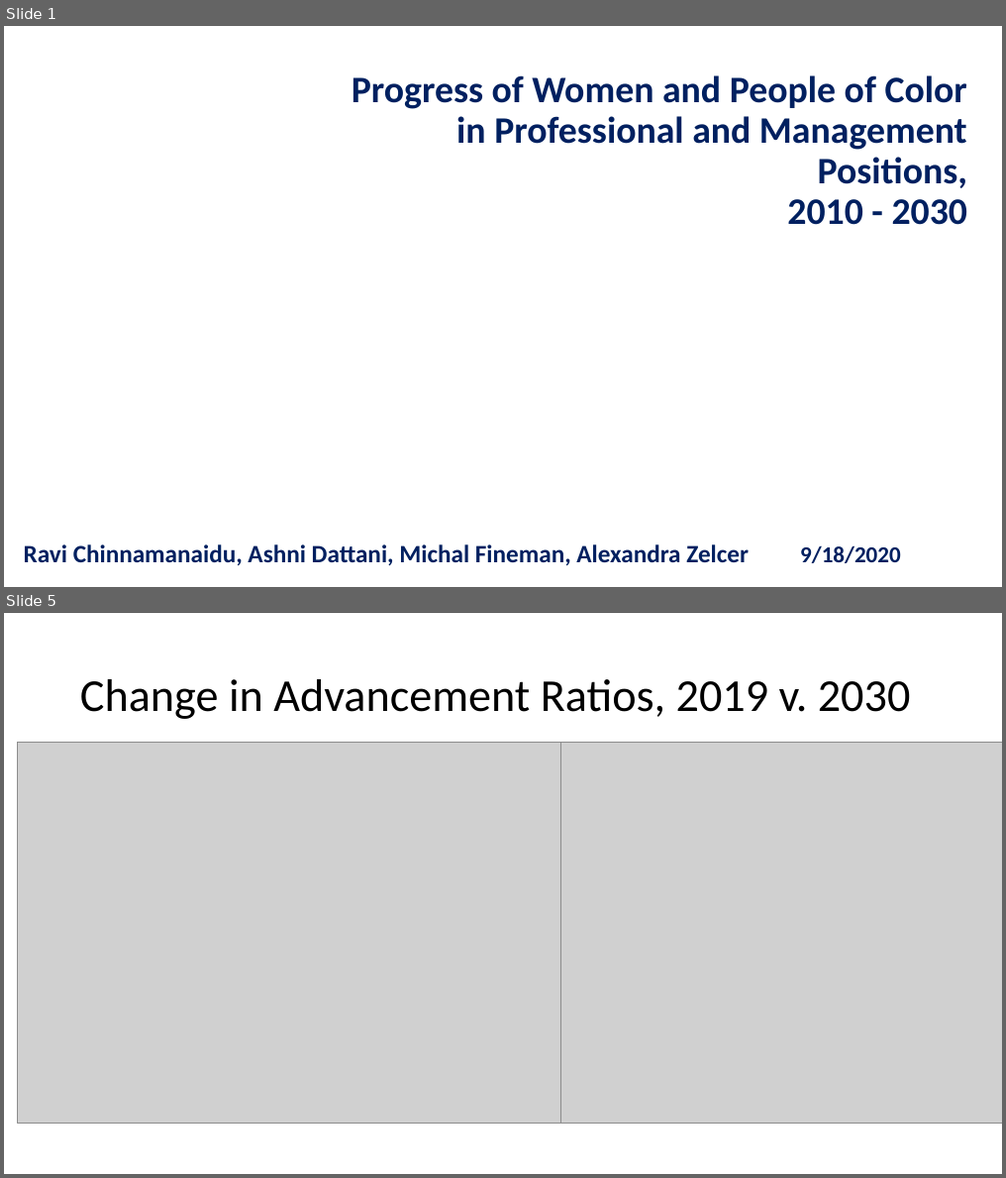
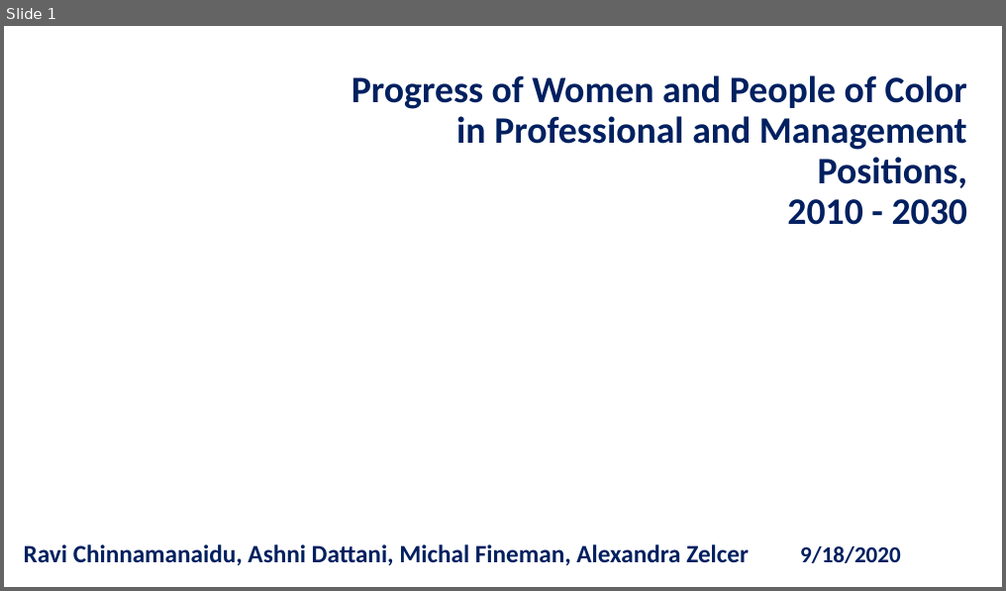
Before and after one commit to chinnamanaidu/project_rutgers, a slide deck: Presentation-v3.pptx. Shown one above the other, each under a label of ours: slides 1 and 5 before the commit, slide 1 after it; the slides between them are not shown. The pictures are 1006x1178 and 1006x591 pixels, drawn with LibreOffice and Linux fonts; fonts in the diff are those of the drawing; grey boxes stand for pictures; background and template pictures are left out. Boxes give left, top, right and bottom in pixels: in the first picture for what was removed or moved away, otherwise in the second. Text is boxed around its words. In the diff, an @@ line names an element or a change of style, - is before the commit and + after.

```diff
--- a/Presentation-v3.pptx
+++ b/Presentation-v3.pptx
@@ slide 5 removed at <box>4,613,1002,1174</box>, background #FFFFFF @@
@@ title removed at <box>80,679,911,719</box> @@
-Change in Advancement Ratios, 2019 v. 2030
@@ picture removed at <box>18,743,561,1123</box> @@
@@ picture removed at <box>470,743,1002,1123</box> @@
```
Also in this commit, not shown: 3 slides changed, 2 slides added, 14 other files.
